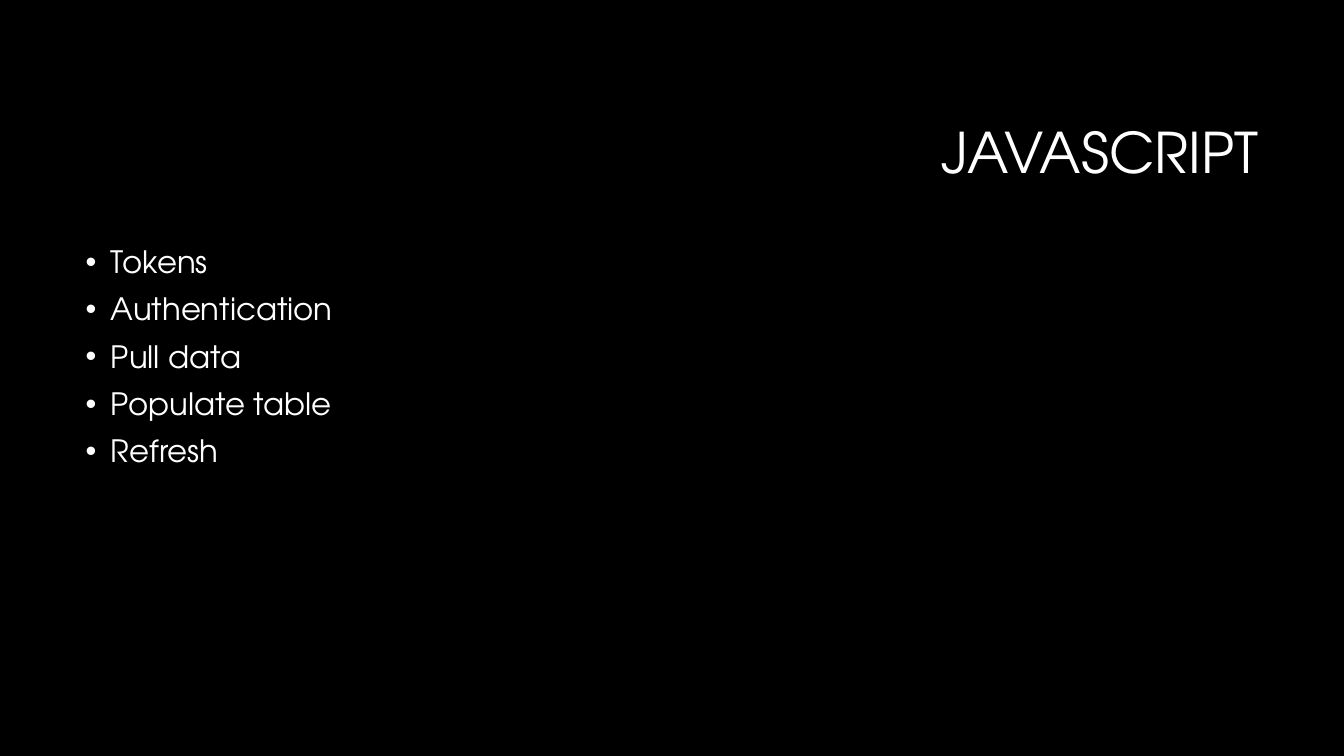
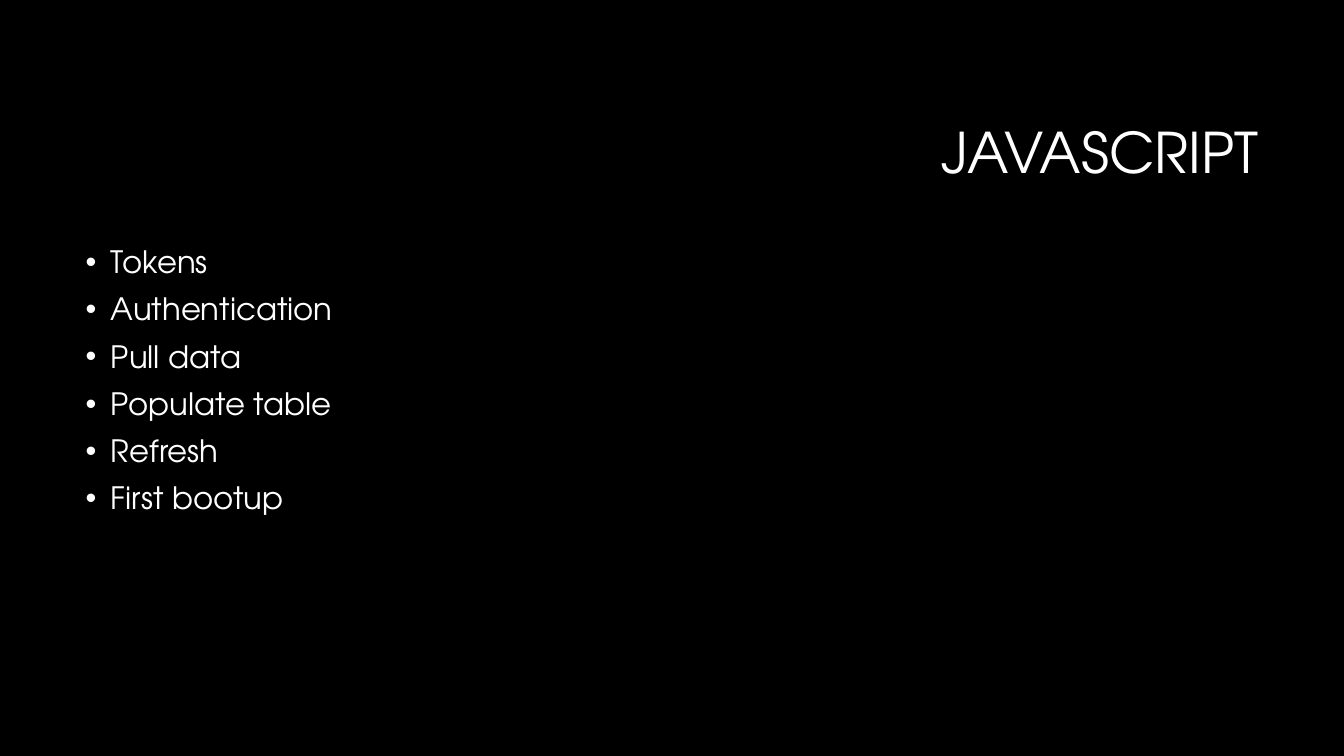
Before and after one commit to RobBas666/SlotMachineF, a slide deck: slide 5 of Presentation.pptx. Drawn at 1344x756 pixels with LibreOffice and Linux fonts; fonts in the diff are those of the drawing; background and template pictures are left out. Boxes give left, top, right and bottom in pixels: in the first picture for what was removed or moved away, otherwise in the second. Text is boxed around its words. In the diff, an @@ line names an element or a change of style, - is before the commit and + after.

```diff
--- a/Presentation.pptx
+++ b/Presentation.pptx
@@ text at (111,486,284,515): paragraph added @@
+• First bootup
```
Also in this commit, not shown: 6 other slides changed, 1 slide added.
